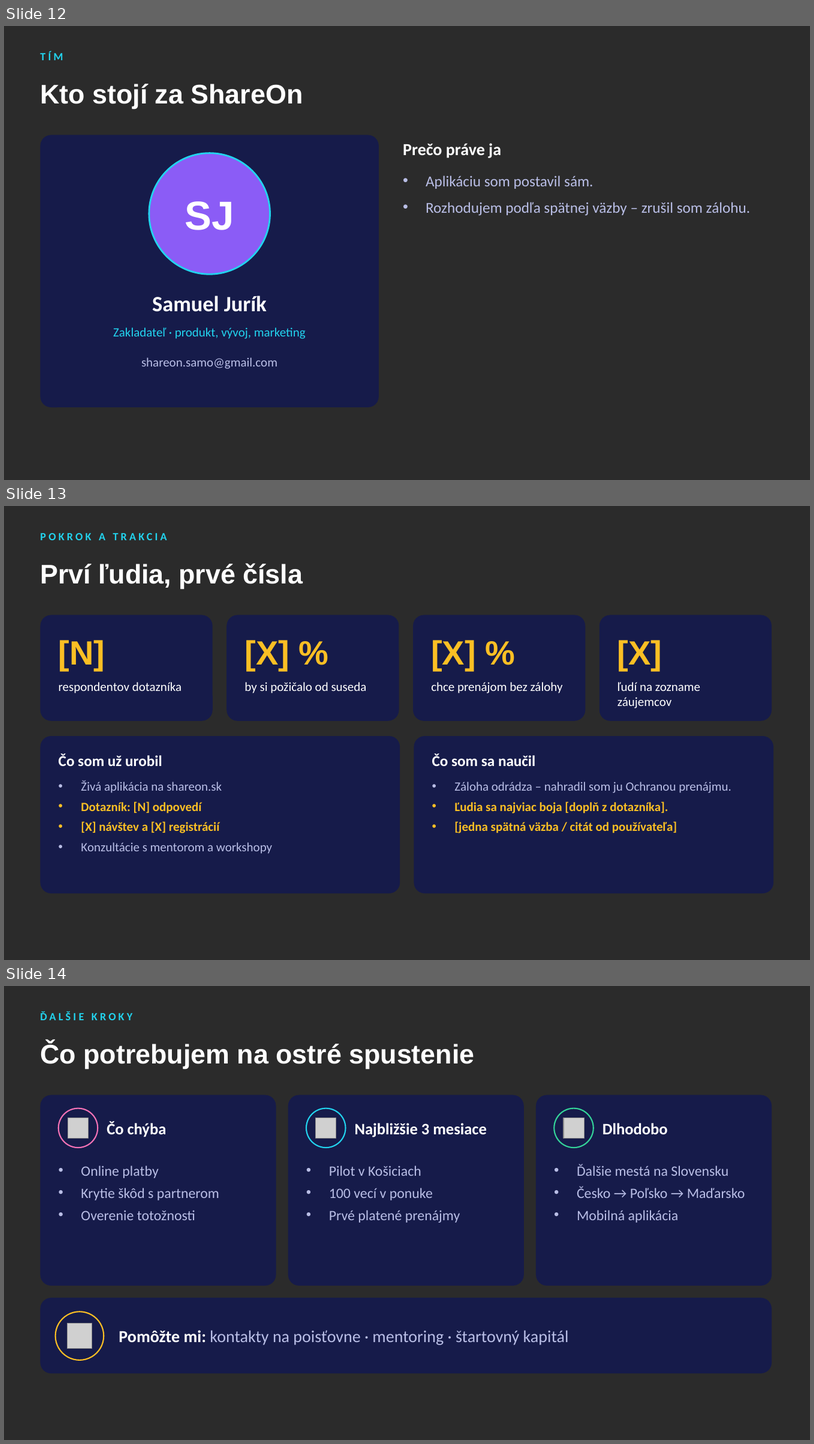
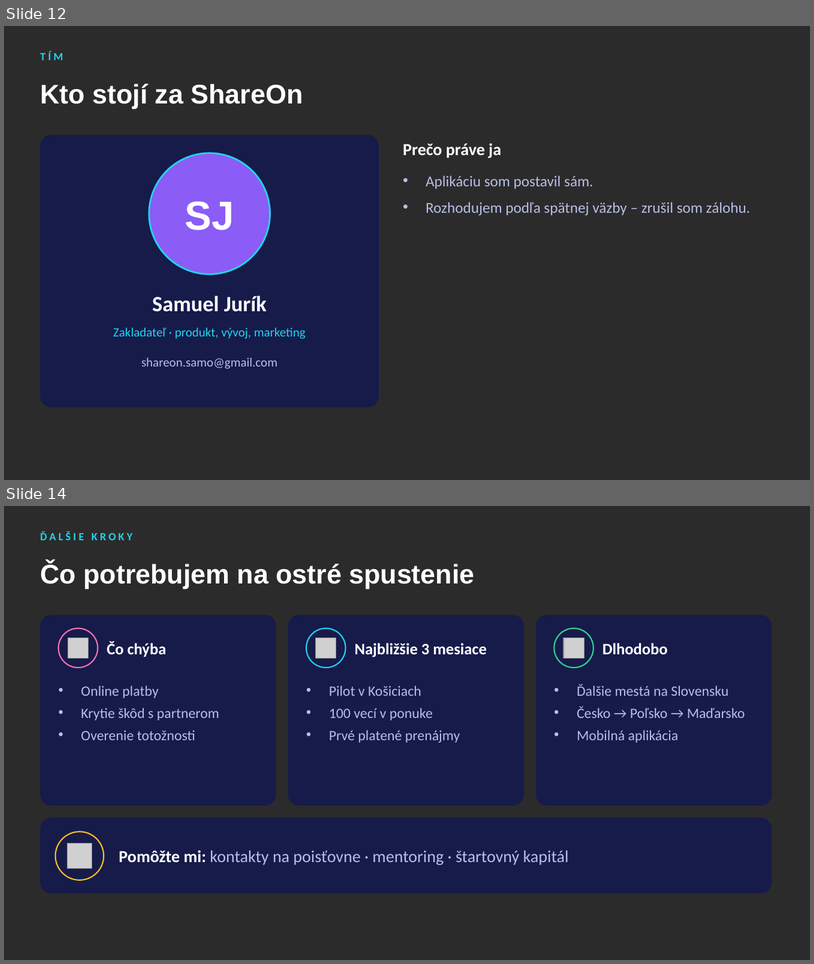
Before and after one commit to samueljurik5-web/shareon, a slide deck: docs/pitch/ShareOn-pitch-deck.pptx. Shown one above the other, each under a label of ours: slides 12, 13 and 14 before the commit, slides 12 and 14 after it; the slides between them are not shown. The pictures are 814x1444 and 814x964 pixels, drawn with LibreOffice and Linux fonts; fonts in the diff are those of the drawing; grey boxes stand for pictures; background and template pictures are left out; a plain dark background stands for a picture behind light text. Boxes give left, top, right and bottom in pixels: in the first picture for what was removed or moved away, otherwise in the second. Text is boxed around its words. In the diff, an @@ line names an element or a change of style, - is before the commit and + after.

```diff
--- a/docs/pitch/ShareOn-pitch-deck.pptx
+++ b/docs/pitch/ShareOn-pitch-deck.pptx
@@ slide 13 removed at [4,506,810,960], background picture (left out) @@
@@ text removed at [40,533,167,540] @@
-POKROK A TRAKCIA
@@ title removed at [40,563,303,589] @@
-Prví ľudia, prvé čísla
@@ rounded rectangle removed at [40,615,213,721] @@
@@ rounded rectangle removed at [227,615,399,721] @@
@@ rounded rectangle removed at [414,615,586,721] @@
@@ rounded rectangle removed at [600,615,772,721] @@
@@ text removed at [59,640,105,670] @@
-[N]
@@ text removed at [245,640,290,670] @@
-[X] %
@@ text removed at [431,640,476,670] @@
-[X] %
@@ text removed at [618,640,663,670] @@
-[X]
@@ text removed at [59,682,182,693] @@
-respondentov dotazníka
@@ text removed at [245,682,367,693] @@
-by si požičalo od suseda
@@ text removed at [431,682,563,693] @@
-chce prenájom bez zálohy
@@ text removed at [618,682,701,708] @@
-ľudí na zozname záujemcov
@@ rounded rectangle removed at [40,736,400,893] @@
@@ rounded rectangle removed at [414,736,774,893] @@
@@ text removed at [59,754,162,766] @@
-Čo som už urobil
@@ text removed at [432,754,536,766] @@
-Čo som sa naučil
@@ text removed at [81,780,272,853] @@
-• Živá aplikácia na shareon.sk
-• Dotazník: [N] odpovedí
-• [X] návštev a [X] registrácií
-• Konzultácie s mentorom a workshopy
@@ text removed at [455,781,732,833] @@
-• Záloha odrádza – nahradil som ju Ochranou prenájmu.
-• Ľudia sa najviac boja [doplň z dotazníka].
-• [jedna spätná väzba / citát od používateľa]
```
Also in this commit, not shown: 2 slides changed, 1 slide added, 1 other file.
